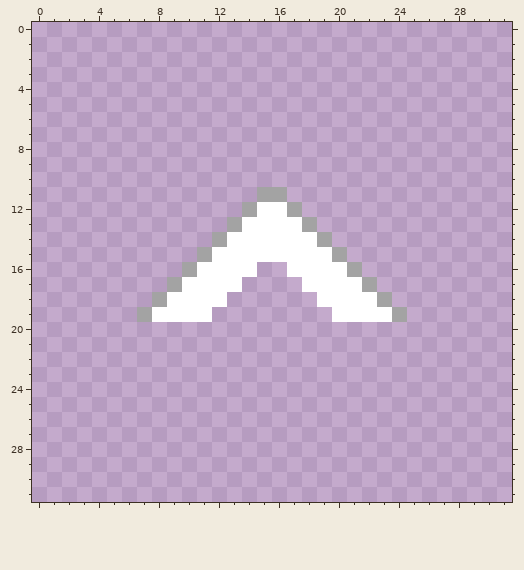
Pixel-art file, stored at data/aseprite/mode_changer.aseprite. The picture above was drawn from the file before the commit.
32x32 pixels, 1 frame.
After:
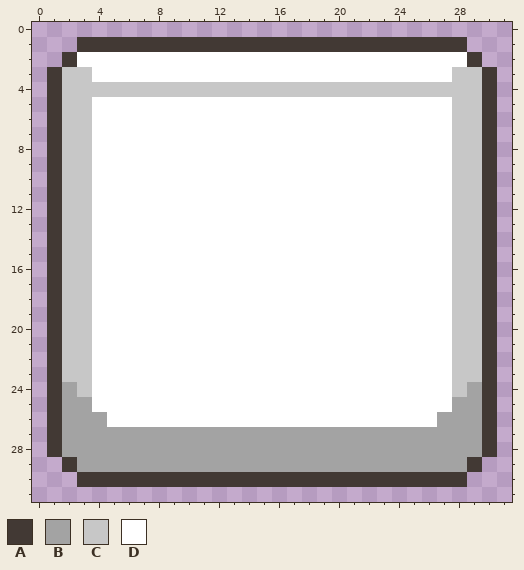
Palette (. is transparent): A #423934  B #a3a3a3  C #c7c7c7  D #ffffff
What changed:
layer "Layer 3" now hidden
layer "Layer 1 #2" added
Layer "Layer 1 #2":
y 1: x 3..28 .......................... -> AAAAAAAAAAAAAAAAAAAAAAAAAA
y 2: x 2..29 ............................ -> ADDDDDDDDDDDDDDDDDDDDDDDDDDA
y 3: x 1..30 .............................. -> ACCDDDDDDDDDDDDDDDDDDDDDDDDCCA
y 4: x 1..30 .............................. -> ACCCCCCCCCCCCCCCCCCCCCCCCCCCCA
y 5..10: x 1..30 .............................. -> ACCDDDDDDDDDDDDDDDDDDDDDDDDCCA
y 11: x 1..30 ..............BB.............. -> ACCDDDDDDDDDDDDDDDDDDDDDDDDCCA
y 12: x 1..14 .............B -> ACCDDDDDDDDDDD; x 17..30 B............. -> DDDDDDDDDDDCCA
y 13: x 1..13 ............B -> ACCDDDDDDDDDD; x 18..30 B............ -> DDDDDDDDDDCCA
y 14: x 1..12 ...........B -> ACCDDDDDDDDD; x 19..30 B........... -> DDDDDDDDDCCA
y 15: x 1..11 ..........B -> ACCDDDDDDDD; x 20..30 B.......... -> DDDDDDDDCCA
y 16: x 1..10 .........B -> ACCDDDDDDD; x 15..16 .. -> DD; x 21..30 B......... -> DDDDDDDCCA
y 17: x 1..9 ........B -> ACCDDDDDD; x 14..17 .... -> DDDD; x 22..30 B........ -> DDDDDDCCA
y 18: x 1..8 .......B -> ACCDDDDD; x 13..18 ...... -> DDDDDD; x 23..30 B....... -> DDDDDCCA
y 19: x 1..7 ......B -> ACCDDDD; x 12..19 ........ -> DDDDDDDD; x 24..30 B...... -> DDDDCCA
y 20..23: x 1..30 .............................. -> ACCDDDDDDDDDDDDDDDDDDDDDDDDCCA
y 24: x 1..30 .............................. -> ABCDDDDDDDDDDDDDDDDDDDDDDDDCBA
y 25: x 1..30 .............................. -> ABBDDDDDDDDDDDDDDDDDDDDDDDDBBA
y 26: x 1..30 .............................. -> ABBBDDDDDDDDDDDDDDDDDDDDDDBBBA
y 27..28: x 1..30 .............................. -> ABBBBBBBBBBBBBBBBBBBBBBBBBBBBA
y 29: x 2..29 ............................ -> ABBBBBBBBBBBBBBBBBBBBBBBBBBA
y 30: x 3..28 .......................... -> AAAAAAAAAAAAAAAAAAAAAAAAAA
